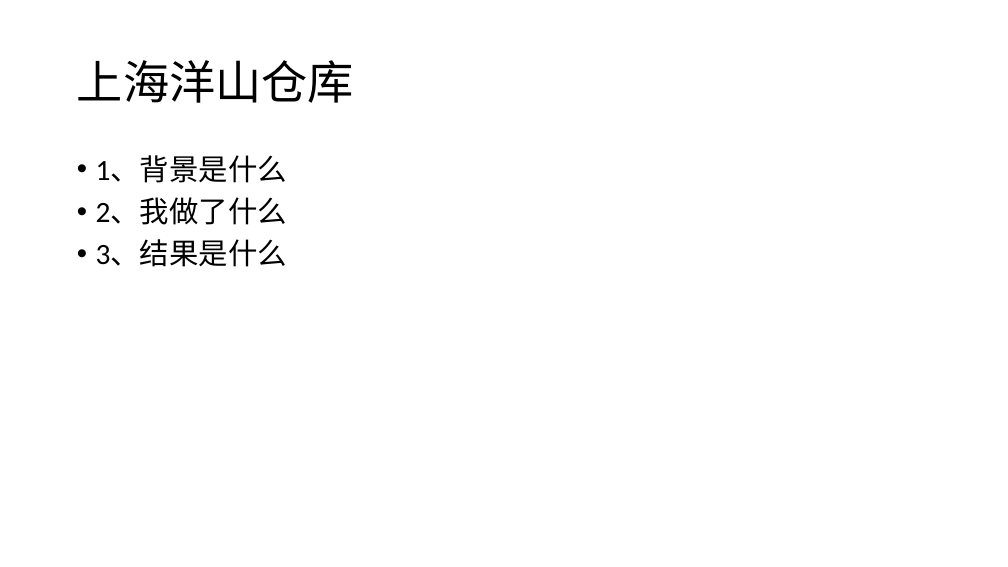
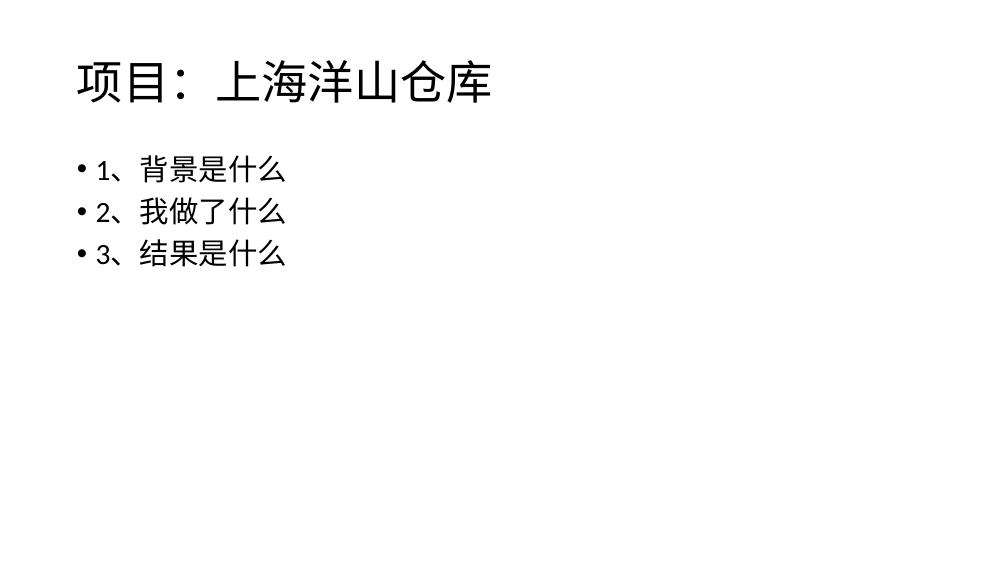
Before and after one commit to thxu/NewPc, a slide deck: slide 2 of 个人.pptx. Drawn at 1008x567 pixels with LibreOffice and Linux fonts; fonts in the diff are those of the drawing. Boxes give left, top, right and bottom in pixels: in the first picture for what was removed or moved away, otherwise in the second. Text is boxed around its words. In the diff, an @@ line names an element or a change of style, - is before the commit and + after.

```diff
--- a/个人.pptx
+++ b/个人.pptx
@@ title at (x1=77, y1=60, x2=493, y2=103): text changed @@
-上海洋山仓库
+项目：上海洋山仓库
```
Also in this commit, not shown: 1 slide added, 1 other file.
